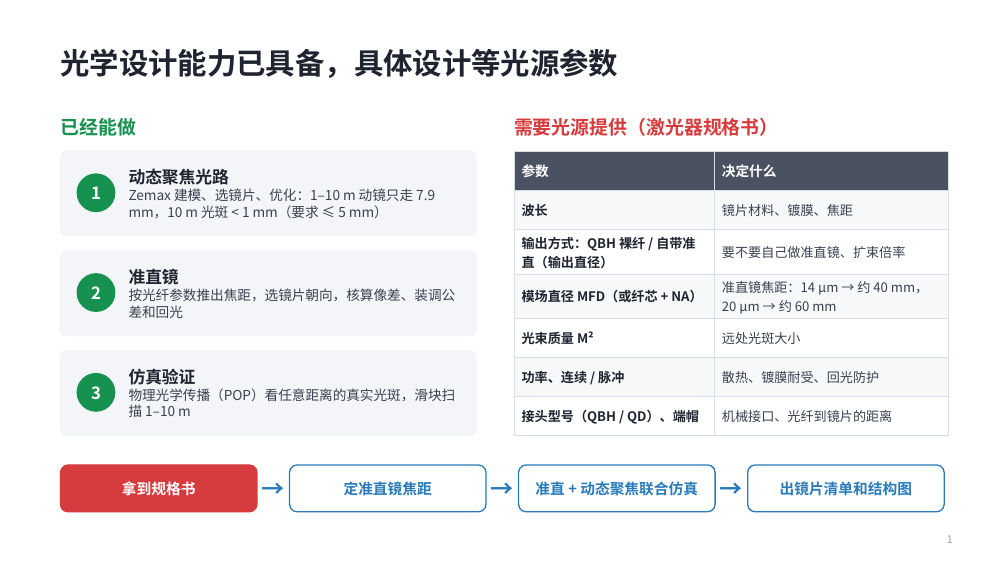
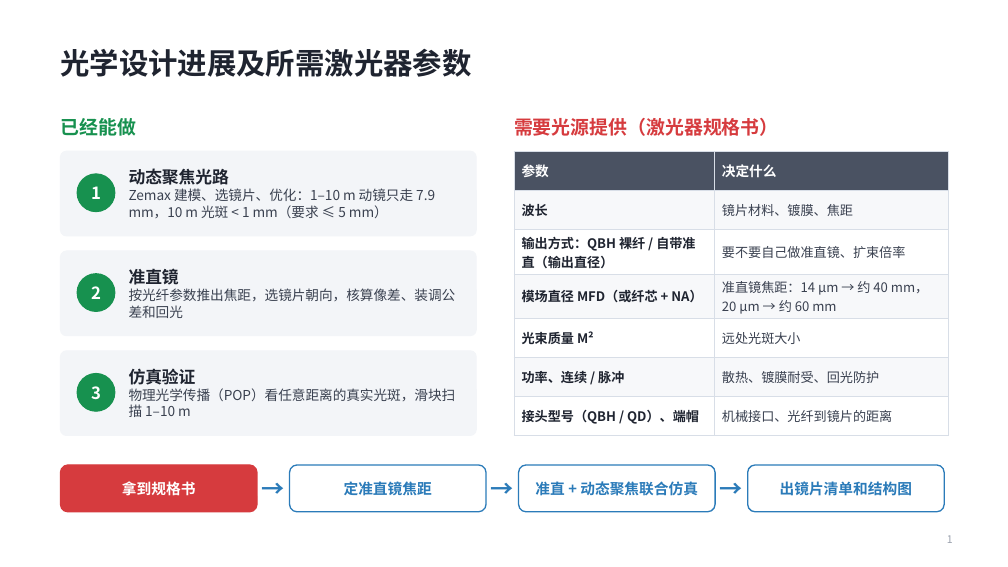
Before and after one commit to bhjtyy271402568-del/jiguangdongtaijujiao, a slide deck: slide 1 of 设计/汇报/光学设计能力与光源参数.pptx. Drawn at 1008x567 pixels with LibreOffice and Linux fonts; fonts in the diff are those of the drawing. Boxes give left, top, right and bottom in pixels: in the first picture for what was removed or moved away, otherwise in the second. Text is boxed around its words. In the diff, an @@ line names an element or a change of style, - is before the commit and + after.

```diff
--- a/设计/汇报/光学设计能力与光源参数.pptx
+++ b/设计/汇报/光学设计能力与光源参数.pptx
@@ title at (60,49,471,77): text changed @@
-光学设计能力已具备，具体设计等光源参数
+光学设计进展及所需激光器参数
```
Also in this commit, not shown: 2 other files.
